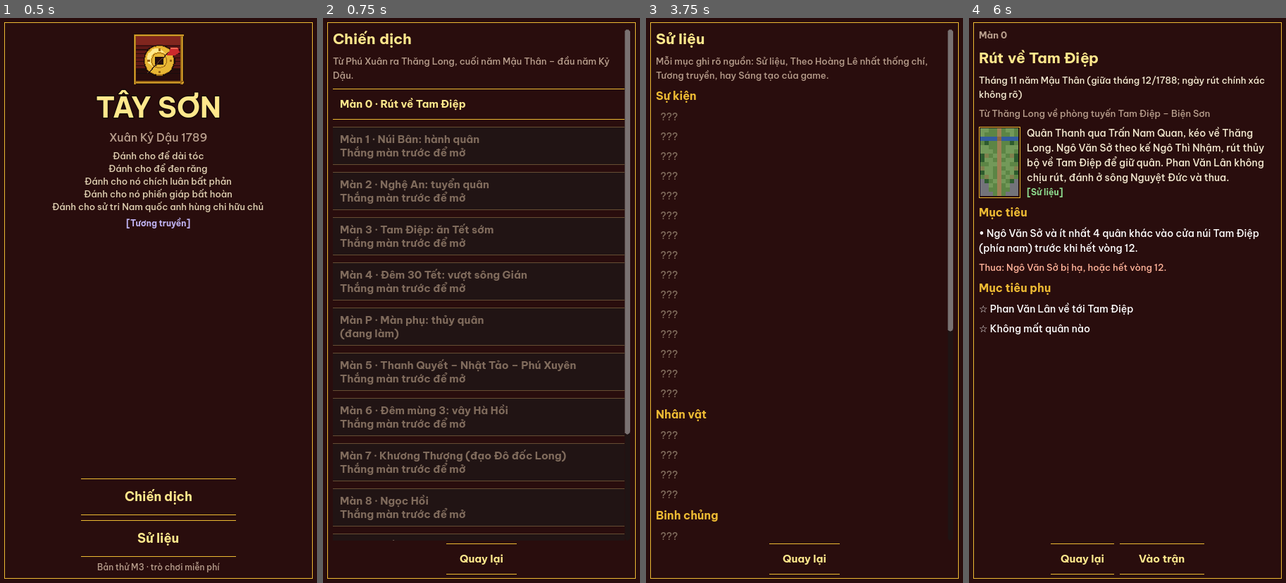
Above: before the commit, frames 1-4 (left to right).
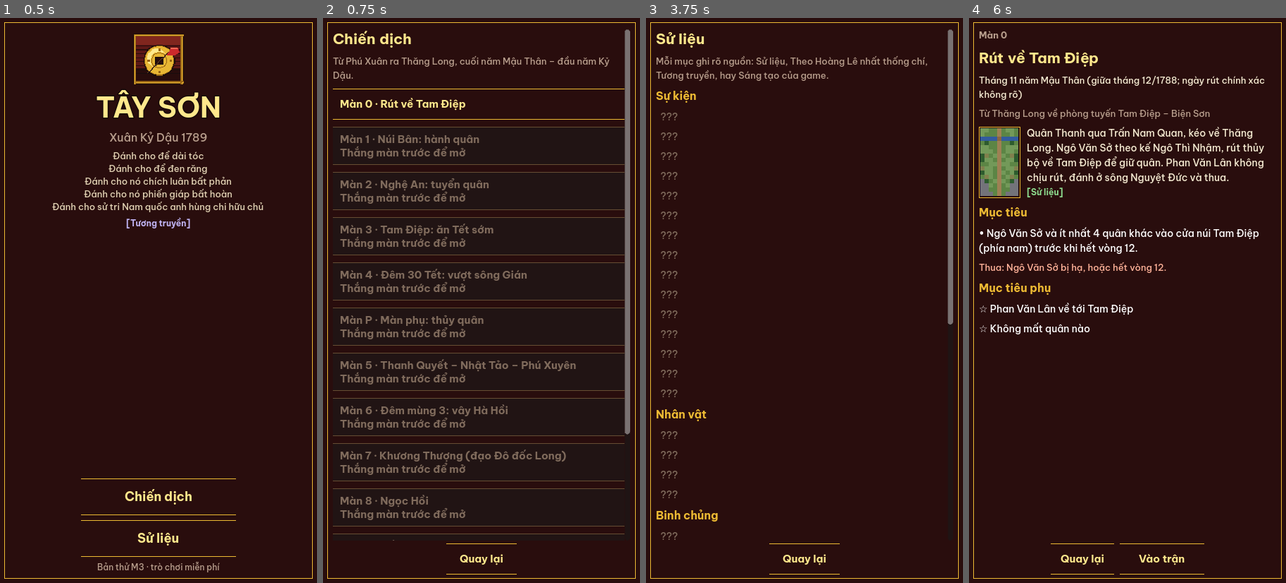
Above: after the commit, the same moments.

Repository: taipv-stringee/asset-gamemaker
Game: Godot game, scene res://scenes/main.tscn
The game is run twice, just before and just after one commit, with the same random seed, the same clock (stepped at 60 frames per second) and the same inputs.
Inputs:
- Up to frame 1 (0.5 s): no input
- Up to frame 2 (0.75 s): click "Chiến dịch" at 0.5 s
- Up to frame 3 (3.75 s): click "Màn 0 · Rút về Tam Điệp" at 1.25 s; click "Quay lại" at 2 s; click "Quay lại" at 2.75 s; click "Sử liệu" at 3.5 s
- Up to frame 4 (6 s): click "Quay lại" at 4.25 s; click "Chiến dịch" at 5 s; click "Màn 0 · Rút về Tam Điệp" at 5.75 s

Frame 1 is identical in both runs. In frame 2, 0.3% of the frame differs, in the area x 5-45%, y 54-57%; in frame 3, less than 0.1%; in frame 4, nothing differs.

Commit message:
Màn phụ P thủy quân; máy không đứng chắn mọi ô phải chiếm
- Màn phụ P (12×16, mở sau màn 4): hai bến Thanh ở bắc, sông ngang có bãi bồi; trận là Sáng tạo của game (ghi ở giới thiệu);
  hội thoại, mục Sử liệu "Hai đạo thủy quân đánh ở đâu?", chân dung Lộc và Tuyết; lời giải mẫu đủ 2 sao (seed 1–3)
- Máy (phe người chơi khi chơi thay) không đứng chắn mọi ô phải chiếm để thắng, cả trong "tat_ca" (trước đây chỉ chiem_o đơn)
- Lời giải mẫu: lệnh lui_yeu (quân yếu lui về)
- Tài liệu 04, 09, README, TESTING mục 24

Co-Authored-By: Claude Opus 5.5 <noreply@anthropic.com>

Diff:
--- a/games/quang-trung/godot/data/chien_dich.json
+++ b/games/quang-trung/godot/data/chien_dich.json
@@ -29,7 +29,10 @@
   {
    "so": "P",
    "ten": "Màn phụ: thủy quân",
-   "id": ""
+   "id": "mP_thuy_quan",
+   "mo_sau": [
+    "m04_gian_khau"
+   ]
   },
   {
    "so": "5",
--- /dev/null
+++ b/games/quang-trung/godot/data/hoi_thoai/mP_thuy_quan.json
@@ -0,0 +1,50 @@
+{
+ "_ghi_chu": "Màn phụ P: cả trận là Sáng tạo của game; chỉ việc phân quân là Theo HLNTC.",
+ "truoc": [
+  {
+   "ai": "",
+   "loi": "Hoàng Lê nhất thống chí kể hai đạo thủy quân vượt biển vào sông Lục Đầu.",
+   "nhan": "Theo HLNTC"
+  },
+  {
+   "ai": "",
+   "loi": "Đạo Đô đốc Tuyết ra Hải Dương; đạo Đại đô đốc Lộc lên Lạng Giang chặn đường rút.",
+   "nhan": "Theo HLNTC"
+  },
+  {
+   "ai": "",
+   "loi": "Sử không ghi trận đánh nào của hai đạo này. Trận dưới đây là do game dựng.",
+   "nhan": "Sáng tạo của game"
+  },
+  {
+   "ai": "do_doc_loc",
+   "loi": "Chiếm hai bến phía bắc, chặn đường quân Thanh rút về nước.",
+   "nhan": "Sáng tạo của game",
+   "ten": "Đại đô đốc Lộc"
+  },
+  {
+   "ai": "do_doc_tuyet",
+   "loi": "Thủy binh đi trước. Bộ binh lên bờ sau.",
+   "nhan": "Sáng tạo của game",
+   "ten": "Đô đốc Tuyết"
+  }
+ ],
+ "sau_thang": [
+  {
+   "ai": "",
+   "loi": "Hai bến đã về tay quân ta.",
+   "nhan": "Sáng tạo của game"
+  },
+  {
+   "ai": "",
+   "loi": "Theo Hoàng Lê nhất thống chí, các đạo thủy quân chặn đường rút của quân Thanh.",
+   "nhan": "Theo HLNTC"
+  },
+  {
+   "ai": "do_doc_loc",
+   "loi": "Báo về đại quân: đường bắc đã chặn.",
+   "nhan": "Sáng tạo của game",
+   "ten": "Đại đô đốc Lộc"
+  }
+ ]
+}
--- /dev/null
+++ b/games/quang-trung/godot/data/missions/mP_thuy_quan.json
@@ -0,0 +1,243 @@
+{
+ "id": "mP_thuy_quan",
+ "so": "P",
+ "ten": "Màn phụ: thủy quân",
+ "ten_ngan": "Thủy quân",
+ "ngay": "Khoảng mùng 1–5 Tết Kỷ Dậu (26–30/01/1789)",
+ "dia_danh": "Vùng sông nước phía đông bắc Thăng Long (Hải Dương, Lạng Giang)",
+ "gioi_thieu": "Theo Hoàng Lê nhất thống chí, hai đạo thủy quân của Đại đô đốc Lộc và Đô đốc Tuyết vượt biển vào sông Lục Đầu, chặn đường rút của quân Thanh. Sử không ghi trận giao chiến nào của hai đạo này: trận trong màn là do game dựng.",
+ "nhan_gioi_thieu": "Theo HLNTC",
+ "muc_tieu_chinh": "Đại đô đốc Lộc hay Đô đốc Tuyết chiếm cả hai bến của quân Thanh ở phía bắc trước khi hết vòng 15.",
+ "dieu_kien_thua": "Đại đô đốc Lộc bị hạ, hoặc hết vòng 15.",
+ "hoi_thoai": "mP_thuy_quan",
+ "nhac": "chu_de",
+ "ghi_chu": "04 §Màn phụ P. Trận là Sáng tạo của game (không có ghi chép giao chiến). Thủy quân: thủy binh kề Lộc / Tuyết +1 Di.",
+ "ban_do": [
+  "tt...~~~~~..",
+  "t..lD~~~....",
+  "...DF~~~Dl..",
+  ".....~~~FD..",
+  ".hh..~~~.rr.",
+  ".....:~..rrt",
+  ".....~~...tt",
+  ".....~~.....",
+  "~~:~:~~:~:~~",
+  ".....~~.....",
+  ".rrr.~~...h.",
+  ".Lrr.~:...h.",
+  ".rrr.~~.....",
+  "t....~~.L...",
+  "....F~~....t",
+  ".....~~....t"
+ ],
+ "chu_o": {
+  "4,2": "thanh",
+  "8,3": "thanh",
+  "4,14": "tayson"
+ },
+ "phe": [
+  "tayson",
+  "thanh"
+ ],
+ "vang": {
+  "tayson": 600,
+  "thanh": 0
+ },
+ "gioi_han": {
+  "tayson": 14,
+  "thanh": 99
+ },
+ "mua_duoc": {
+  "tayson": [
+   "thuy_binh",
+   "hoa_mai",
+   "linh_giao",
+   "hoa_ho"
+  ],
+  "thanh": []
+ },
+ "quan": [
+  {
+   "id": "do_doc_loc",
+   "phe": "tayson",
+   "x": 5,
+   "y": 13,
+   "tuong_chinh": true
+  },
+  {
+   "id": "do_doc_tuyet",
+   "phe": "tayson",
+   "x": 6,
+   "y": 13
+  },
+  {
+   "id": "thuy_binh",
+   "phe": "tayson",
+   "x": 5,
+   "y": 12
+  },
+  {
+   "id": "thuy_binh",
+   "phe": "tayson",
+   "x": 6,
+   "y": 12
+  },
+  {
+   "id": "thuy_binh",
+   "phe": "tayson",
+   "x": 6,
+   "y": 14
+  },
+  {
+   "id": "thuy_binh",
+   "phe": "tayson",
+   "x": 5,
+   "y": 14
+  },
+  {
+   "id": "hoa_mai",
+   "phe": "tayson",
+   "x": 3,
+   "y": 13
+  },
+  {
+   "id": "hoa_mai",
+   "phe": "tayson",
+   "x": 4,
+   "y": 13
+  },
+  {
+   "id": "linh_giao",
+   "phe": "tayson",
+   "x": 3,
+   "y": 14
+  },
+  {
+   "id": "linh_giao",
+   "phe": "tayson",
+   "x": 7,
+   "y": 14
+  },
+  {
+   "id": "quan_giu_don",
+   "phe": "thanh",
+   "x": 4,
+   "y": 2,
+   "ai": "giu_don",
+   "tam": [
+    4,
+    2
+   ],
+   "ban_kinh": 0
+  },
+  {
+   "id": "truong_mau",
+   "phe": "thanh",
+   "x": 3,
+   "y": 2,
+   "ai": "giu_don",
+   "tam": [
+    3,
+    2
+   ],
+   "ban_kinh": 1
+  },
+  {
+   "id": "dieu_thuong",
+   "phe": "thanh",
+   "x": 4,
+   "y": 1,
+   "ai": "giu_don",
+   "tam": [
+    4,
+    1
+   ],
+   "ban_kinh": 1
+  },
+  {
+   "id": "truong_mau",
+   "phe": "thanh",
+   "x": 9,
+   "y": 3,
+   "ai": "giu_don",
+   "tam": [
+    9,
+    3
+   ],
+   "ban_kinh": 1
+  },
+  {
+   "id": "dieu_thuong",
+   "phe": "thanh",
+   "x": 8,
+   "y": 2,
+   "ai": "giu_don",
+   "tam": [
+    8,
+    2
+   ],
+   "ban_kinh": 1
+  },
+  {
+   "id": "phao_binh",
+   "phe": "thanh",
+   "x": 9,
+   "y": 4,
+   "ai": "giu_don",
+   "tam": [
+    9,
+    4
+   ],
+   "ban_kinh": 0
+  }
+ ],
+ "thang": {
+  "loai": "tat_ca",
+  "dk": [
+   {
+    "loai": "chiem_o",
+    "o": [
+     4,
+     2
+    ]
+   },
+   {
+    "loai": "chiem_o",
+    "o": [
+     8,
+     3
+    ]
+   }
+  ]
+ },
+ "thua_het_luot": 15,
+ "ly_do_het_luot": "Quân Thanh đã rút qua sông, không chặn kịp.",
+ "muc_tieu_phu": [
+  {
+   "loai": "khong_mat",
+   "quan": "thuy_binh",
+   "ten": "Không mất thủy binh nào"
+  },
+  {
+   "loai": "truoc_vong",
+   "n": 10,
+   "ten": "Thắng trước vòng 10"
+  }
+ ],
+ "goi_y": [
+  {
+   "khi": "bat_dau",
+   "loi": "Thủy binh và hai đô đốc đi sông 1 điểm, lên bờ 2 điểm. Thủy binh đứng kề Lộc hay Tuyết được +1 Di. Bãi bồi (cát vàng) bộ binh lội qua được."
+  },
+  {
+   "khi": "vong",
+   "n": 2,
+   "loi": "Chỉ tướng (Lộc, Tuyết) chiếm được bến. Bến lớn phía tây có quan giữ đồn: hạ quan rồi chiếm."
+  }
+ ],
+ "su_lieu": [
+  "dao_do_doc_tuyet",
+  "dao_do_doc_loc",
+  "thuy_quan_khong_ghi_chep"
+ ]
+}
--- a/games/quang-trung/godot/data/su_lieu.json
+++ b/games/quang-trung/godot/data/su_lieu.json
@@ -623,6 +623,19 @@
      "url": "https://hanoimoi.vn/di-tim-canh-hoa-dao-vua-quang-trung-tang-ngoc-han-cong-chua-51077.html"
     }
    ]
+  },
+  {
+   "id": "thuy_quan_khong_ghi_chep",
+   "nhom": "Tranh cãi",
+   "tieu_de": "Hai đạo thủy quân đánh ở đâu?",
+   "nhan": "Theo HLNTC",
+   "noi_dung": "Hoàng Lê nhất thống chí (hồi 14) kể Đại đô đốc Lộc và Đô đốc Tuyết đem thủy quân vượt biển vào sông Lục Đầu. Sơ đồ sách giáo khoa hiện nay vẽ đạo Đô đốc Tuyết ra Hải Dương, đạo Đô đốc Lộc lên Lạng Giang – Phượng Nhãn – Yên Thế để chặn đường rút của quân Thanh.\n\nCác nguồn tìm được không ghi trận giao chiến nào của hai đạo thủy quân. Vì vậy trận trong màn phụ P, các bến và quân Thanh giữ bến, đều là sắp đặt của game.",
+   "nguon": [
+    {
+     "ten": "Wikipedia: Trận Ngọc Hồi – Đống Đa",
+     "url": "https://vi.wikipedia.org/wiki/Tr%E1%BA%ADn_Ng%E1%BB%8Dc_H%E1%BB%93i_%E2%80%93_%C4%90%E1%BB%91ng_%C4%90a"
+    }
+   ]
   }
  ]
 }
--- a/games/quang-trung/godot/scripts/ai/simple_ai.gd
+++ b/games/quang-trung/godot/scripts/ai/simple_ai.gd
@@ -271,7 +271,12 @@
 	var original := u.pos
 	# Tướng chính tránh chỗ nguy hiểm; quân thường chỉ cân nhắc nhẹ.
 	var win: Dictionary = state.mission.get("thang", {})
-	var objective := Vector2i(int(win["o"][0]), int(win["o"][1])) if win.get("loai", "") == "chiem_o" and u.faction == state.factions[0] else Vector2i(-99, -99)
+	# Ô phải chiếm để thắng (cả trong "tat_ca", vd. màn phụ P chiếm hai bến): quân thường của phe người chơi không đứng chắn.
+	var objectives: Array[Vector2i] = []
+	if u.faction == state.factions[0]:
+		for c in [win] + win.get("dk", []):
+			if c.get("loai", "") == "chiem_o":
+				objectives.append(Vector2i(int(c["o"][0]), int(c["o"][1])))
 	var threat := threat_map(state, u.faction)
 	var danger_w := 0.25 if u.tuong_chinh else 0.02
 	# Quân giữ đồn đang ở ngoài vùng (vd. lính tuần vừa báo động) thì chạy về; ở trong vùng thì không ra.
@@ -298,7 +303,7 @@
 			base -= 200.0  # có thể bị hạ ở lượt sau
 		if state.terrain_at(p)["mua_linh"] and state.owner_of(p) == u.faction and not u.tuong_chinh:
 			base -= 25.0   # đừng đứng chắn ô mua lính của phe mình
-		if p == objective and not u.has_tag("tuong"):
+		if objectives.has(p) and not u.has_tag("tuong"):
 			base -= 100.0  # đừng đứng lên ô mục tiêu chiếm: chỉ tướng chiếm được, quân thường đứng đó là chắn đường tướng
 		if base > best_score:
 			best_score = base
--- a/games/quang-trung/godot/tests/loi_giai.gd
+++ b/games/quang-trung/godot/tests/loi_giai.gd
@@ -20,6 +20,7 @@
 ##   ai                        để máy (SimpleAI) đi nốt các quân ta còn lại trong lượt này
 ##   rut TX TY                 mọi quân ta chưa đi làm "toi" về (TX, TY), quân gần đích đi trước
 ##   chieu_hang_het            mọi quân ta chưa đi có thẻ chieu_hang tới được ô kề quân tan thì tới đó rồi Chiêu hàng
+##   lui_yeu N TX TY [LOAI]    mọi quân ta chưa đi (trừ tướng chính; chỉ loại LOAI nếu có) còn dưới N máu thì lui về (TX, TY) và chờ
 ##   cho_khu X0 Y0 X1 Y1       mọi quân ta chưa đi đứng trong khung thì chờ tại chỗ
 ##   don_danh [N [X0 Y0 X1 Y1]]  (có khung: chỉ đánh quân địch đứng trong khung) dồn đánh: lặp lại, chọn trong mọi quân ta chưa đi (trừ tướng chính, quân sư) cú đánh tốt nhất (hạ được trước,
 ##                             rồi quân địch đã yếu), tối đa N cú (mặc định hết); dừng khi không còn cú đáng đánh
@@ -125,6 +126,13 @@
 					var tg2 := Rules.chieu_hang_targets(s, qs)
 					if s.units.has(qs) and not tg2.is_empty():
 						ev.append_array(Rules.cmd_chieu_hang(s, qs, tg2[0]))
+			"lui_yeu":
+				var lim := int(w[1])
+				var home := Vector2i(int(w[2]), int(w[3]))
+				for lu in s.units_of(s.current_faction()):
+					if lu.done or lu.tuong_chinh or lu.hp >= lim or (w.size() > 4 and lu.type_id != w[4]):
+						continue
+					ev.append_array(_toward(s, lu, home))
 			"cho_khu":
 				var cbox := Rect2i(int(w[1]), int(w[2]), int(w[3]) - int(w[1]) + 1, int(w[4]) - int(w[2]) + 1)
 				for cu2 in s.units_of(s.current_faction()):
Binary file added: games/quang-trung/godot/assets/portraits/portrait_do_doc_loc.png
Not shown, added: games/quang-trung/godot/assets/portraits/portrait_do_doc_loc.png.import
Binary file added: games/quang-trung/godot/assets/portraits/portrait_do_doc_tuyet.png
Not shown, added: games/quang-trung/godot/assets/portraits/portrait_do_doc_tuyet.png.import
Not shown, added: games/quang-trung/godot/tests/loi_giai/mP_thuy_quan.txt
Not shown, changed: games/quang-trung/README.md
Not shown, changed: games/quang-trung/docs/04-chien-dich.md
Not shown, changed: games/quang-trung/docs/09-ke-hoach.md
Not shown, changed: games/quang-trung/godot/TESTING.md
Not shown, changed: games/quang-trung/tools/chan_dung.py
